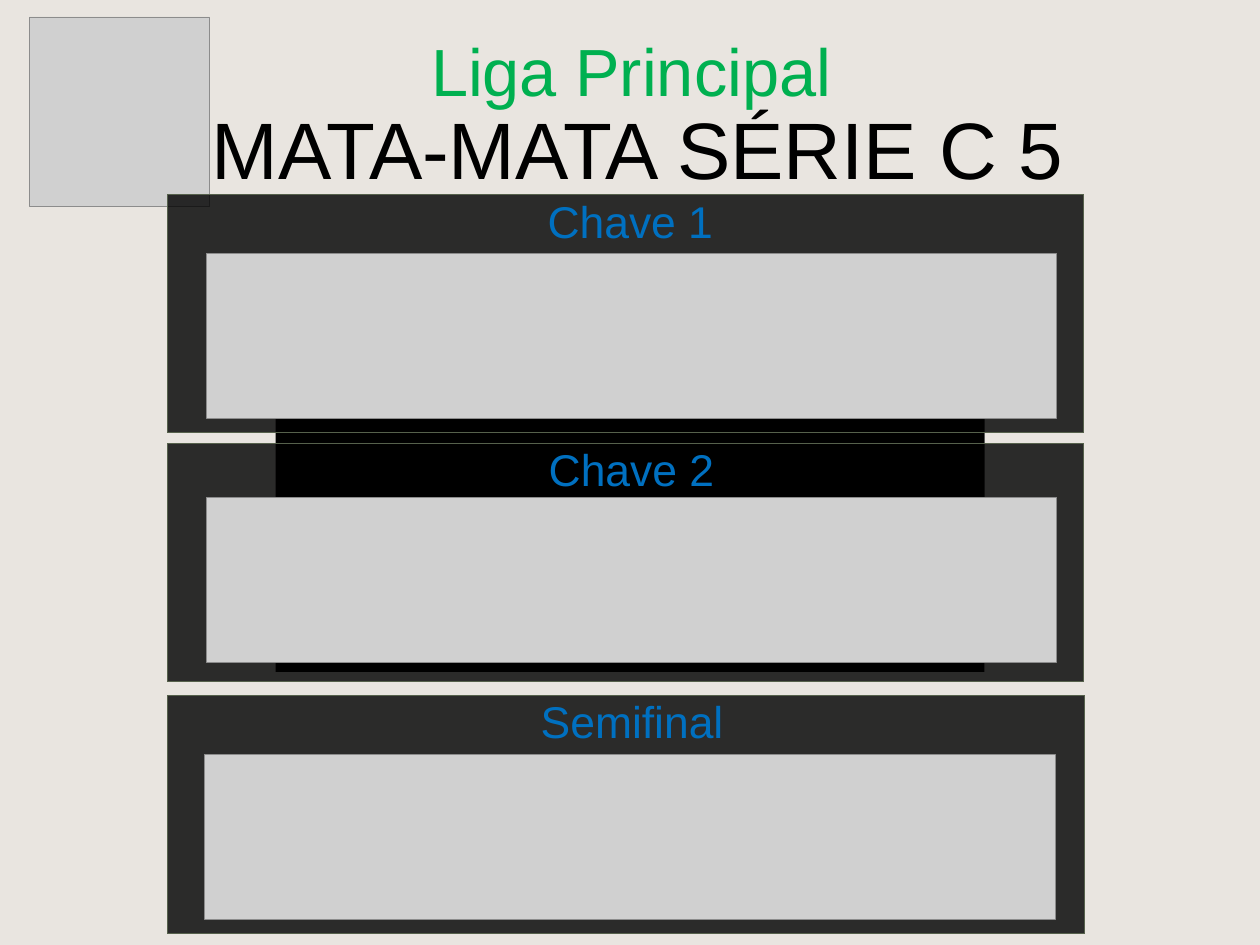
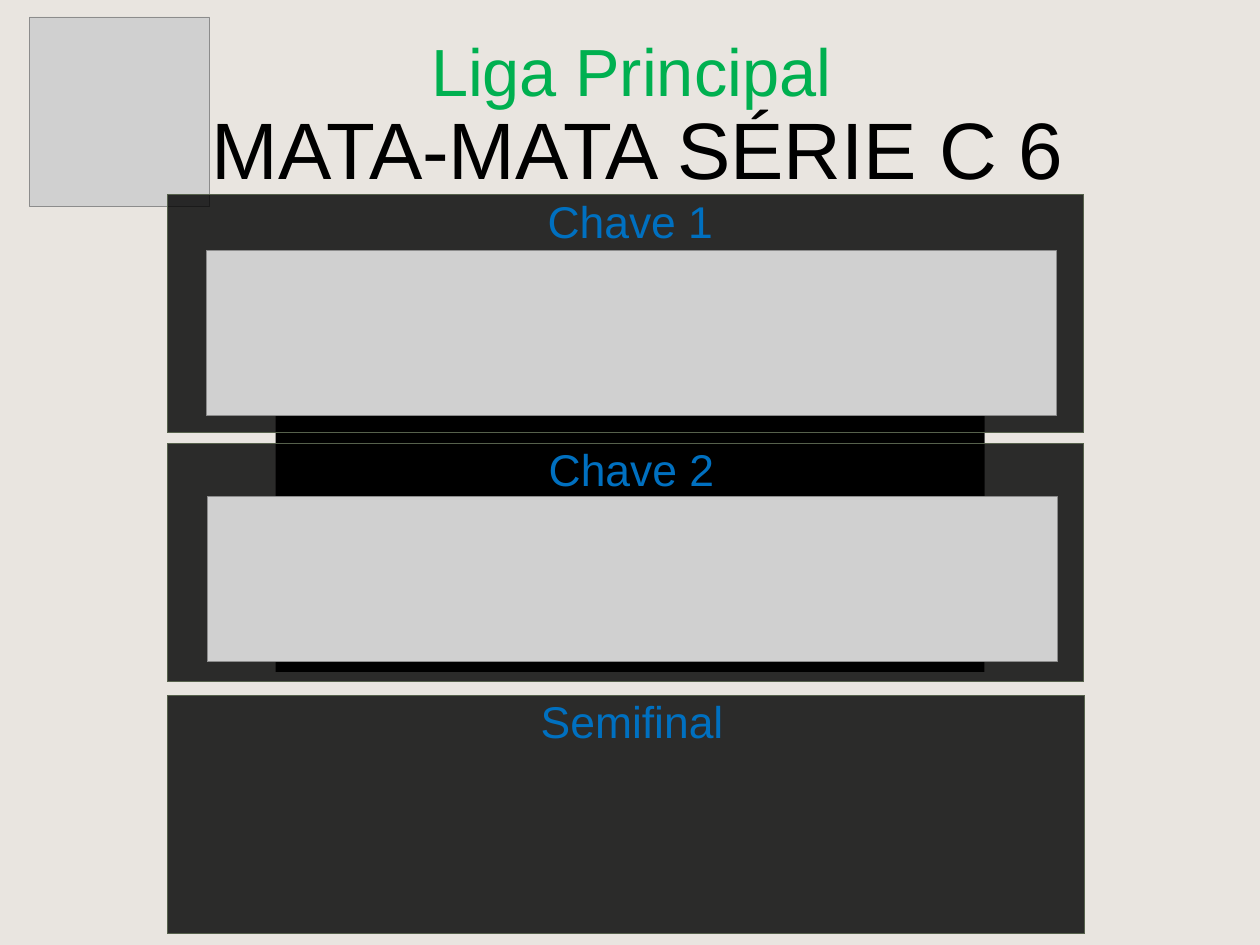
Before and after one commit to cknakayama/automacao_ligaroletarussa2021, a slide deck: slide 12 of MataMataPlanilha.pptx. Drawn at 1260x945 pixels with LibreOffice and Linux fonts; fonts in the diff are those of the drawing; grey boxes stand for pictures; background and template pictures are left out. Boxes give left, top, right and bottom in pixels: in the first picture for what was removed or moved away, otherwise in the second. Text is boxed around its words. In the diff, an @@ line names an element or a change of style, - is before the commit and + after.

```diff
--- a/MataMataPlanilha.pptx
+++ b/MataMataPlanilha.pptx
@@ text at bbox=[212, 115, 1063, 180]: text changed @@
-MATA-MATA SÉRIE C 5
+MATA-MATA SÉRIE C 6
@@ picture: place and size @@
-picture at bbox=[206, 254, 1057, 418]
+picture at bbox=[206, 250, 1057, 415]
@@ picture removed at bbox=[205, 754, 1055, 919] @@
```
Also in this commit, not shown: 1 other slide changed, 3 other files.
